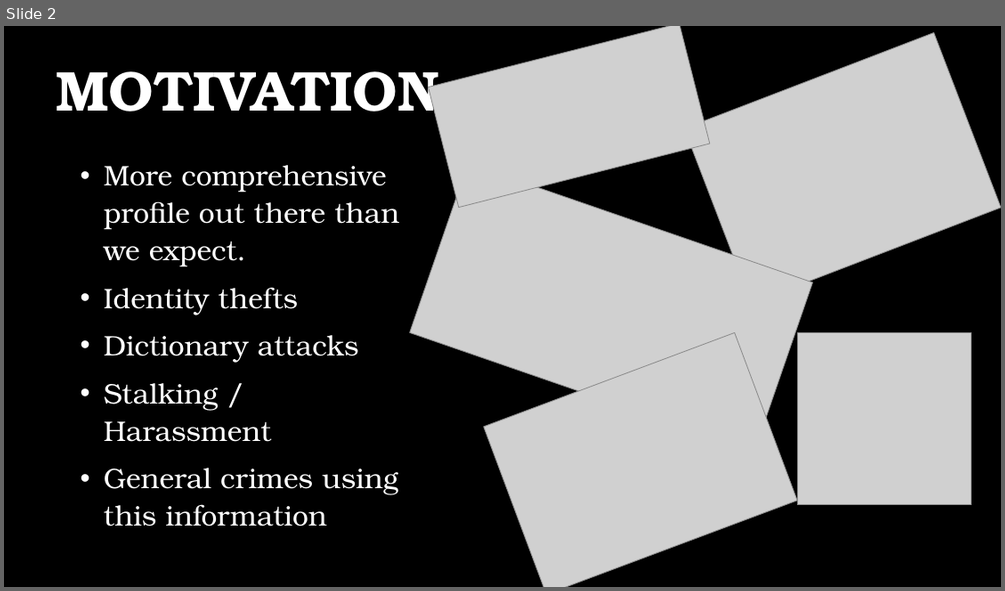
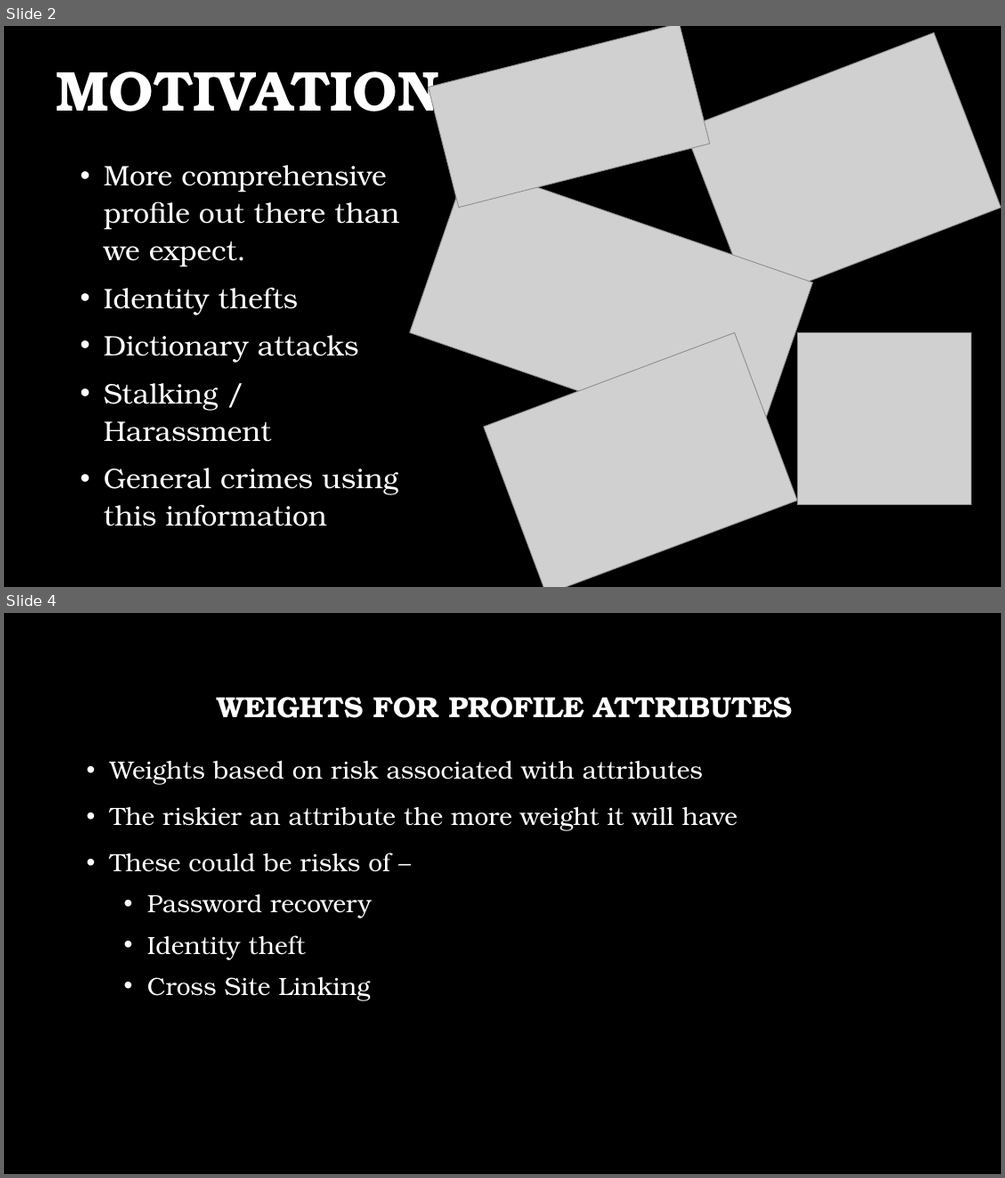
Before and after one commit to mickeymv/socialFootprint, a slide deck: MidtermPpt.pptx. Shown one above the other, each under a label of ours: slide 2 before the commit, slides 2 and 4 after it; the slides between them are not shown. The pictures are 1005x591 and 1005x1178 pixels, drawn with LibreOffice and Linux fonts; fonts in the diff are those of the drawing; grey boxes stand for pictures; background and template pictures are left out. Boxes give left, top, right and bottom in pixels: in the first picture for what was removed or moved away, otherwise in the second. Text is boxed around its words. In the diff, an @@ line names an element or a change of style, - is before the commit and + after.

```diff
--- a/MidtermPpt.pptx
+++ b/MidtermPpt.pptx
@@ slide 4 added at [4,613,1001,1174], background picture (left out) @@
@@ title added at [217,697,792,718], 28 pt, text #FFFFFF, bold @@
+WEIGHTS FOR PROFILE ATTRIBUTES
@@ text added at [110,761,737,1000], 24 pt, text #FFFFFF @@
+• Weights based on risk associated with attributes
+• The riskier an attribute the more weight it will have
+• These could be risks of –
+  • Password recovery
+  • Identity theft
+  • Cross Site Linking
```
Also in this commit, not shown: 2 slides changed, 1 other slide added, 1 slide removed.
